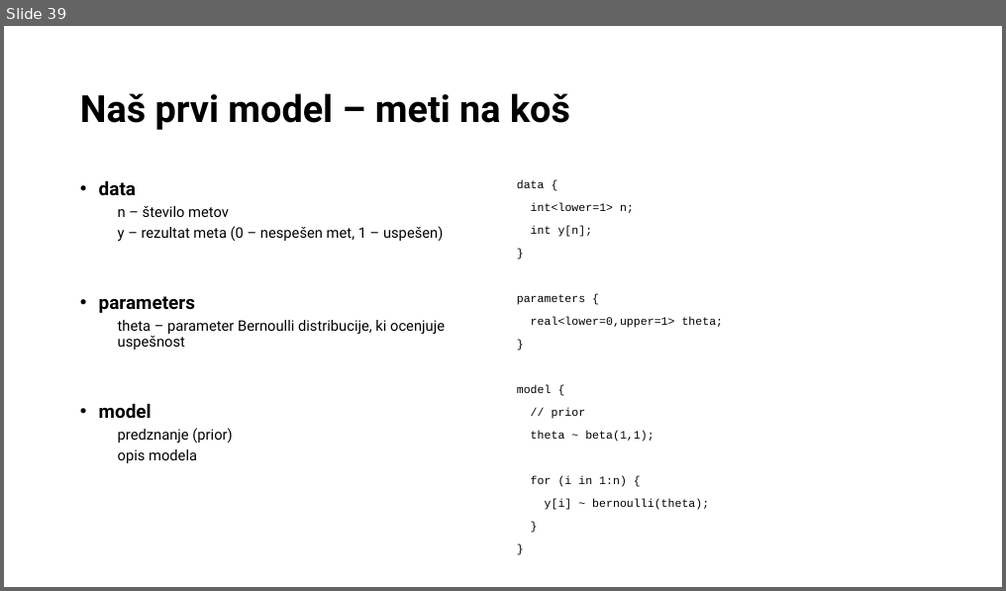
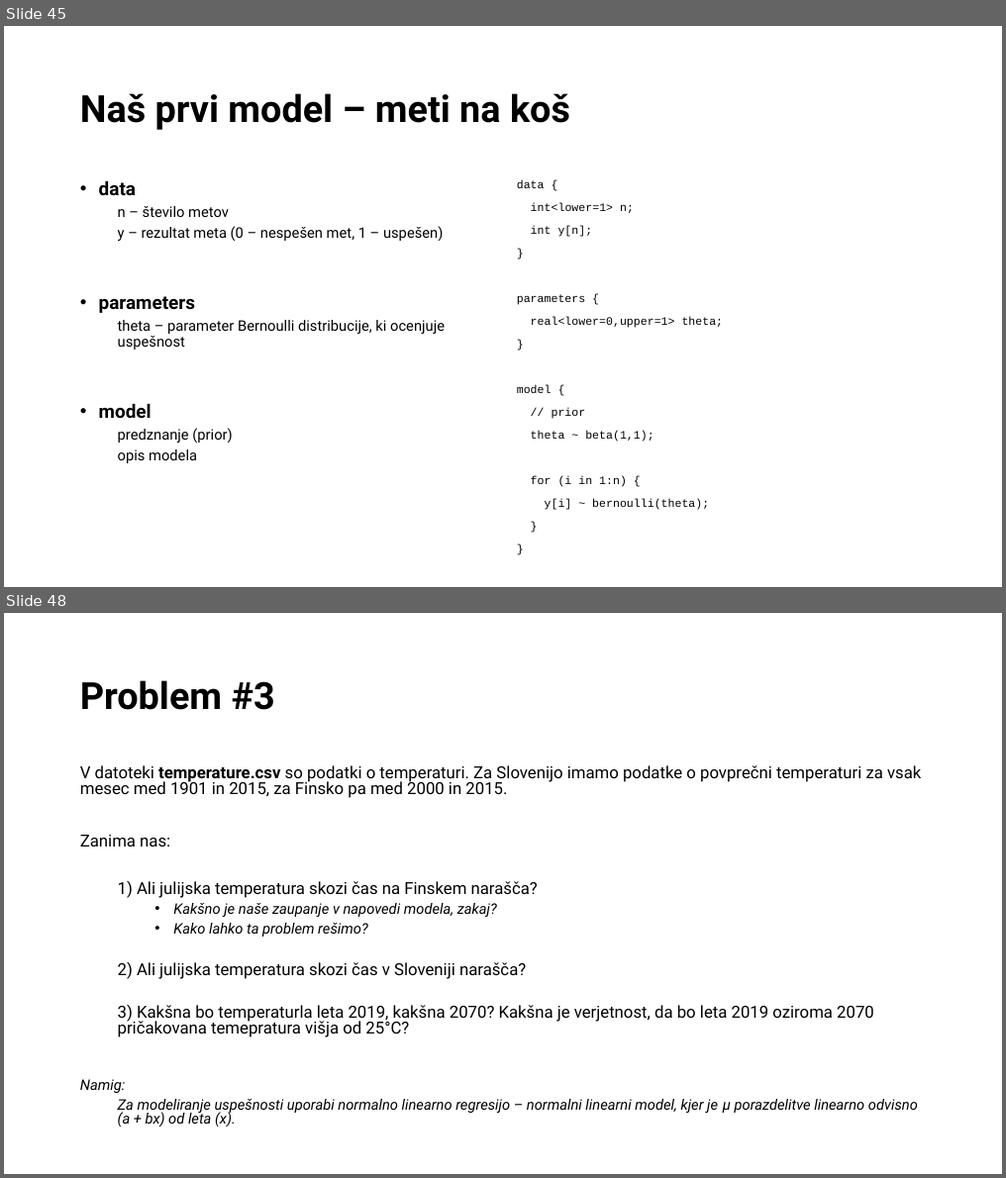
Before and after one commit to bstatcomp/Stan-Intro-Workshop, a slide deck: slides/prezentacija.pptx. Shown one above the other, each under a label of ours: slide 39 before the commit, slides 45 and 48 after it; the slides between them are not shown. The pictures are 1006x591 and 1006x1178 pixels, drawn with LibreOffice and Linux fonts; fonts in the diff are those of the drawing. Boxes give left, top, right and bottom in pixels: in the first picture for what was removed or moved away, otherwise in the second. Text is boxed around its words. In the diff, an @@ line names an element or a change of style, - is before the commit and + after.

```diff
--- a/slides/prezentacija.pptx
+++ b/slides/prezentacija.pptx
@@ slide 48 added at [4,613,1002,1174], background #FFFFFF @@
@@ title added at [80,680,275,710], 36 pt, text #000000, bold @@
+Problem #3
@@ text added at [80,765,921,1127], 16 pt, text #000000 @@
+V datoteki temperature.csv so podatki o temperaturi. Za Slovenijo imamo podatke o povprečni temperaturi za vsak mesec med 1901 in 2015, za Finsko pa med 2000 in 2015.
+Zanima nas:
+  1) Ali julijska temperatura skozi čas na Finskem narašča?
+    • Kakšno je naše zaupanje v napovedi modela, zakaj?
+    • Kako lahko ta problem rešimo?
+  2) Ali julijska temperatura skozi čas v Sloveniji narašča?
+  3) Kakšna bo temperaturla leta 2019, kakšna 2070? Kakšna je verjetnost, da bo leta 2019 oziroma 2070 pričakovana temepratura višja od 25°C?
+Namig:
+  Za modeliranje uspešnosti uporabi normalno linearno regresijo – normalni linearni model, kjer je μ porazdelitve linearno odvisno (a + bx) od leta (x).
@@ what was slide 39 is now slide 45 @@
```
Also in this commit, not shown: 6 slides changed, 7 other slides added, 2 slides removed, 18 other files.
